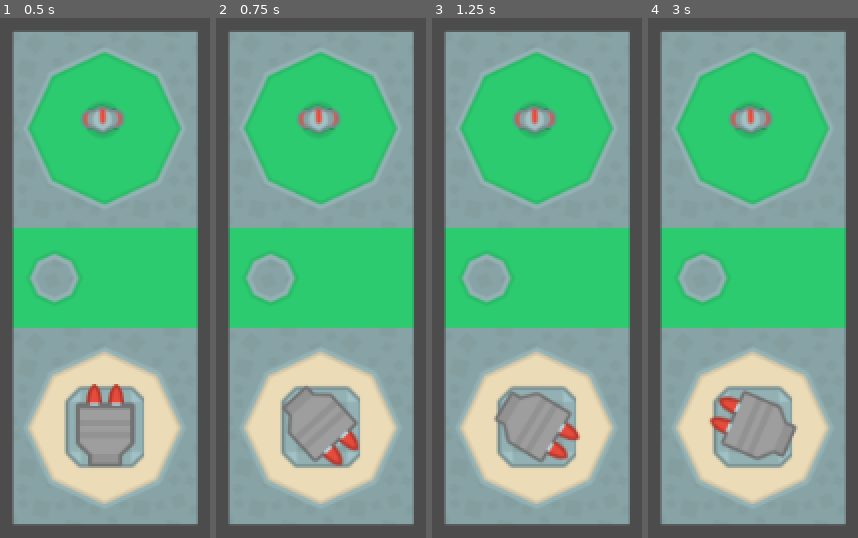
Above: before the commit, frames 1-4 (left to right).
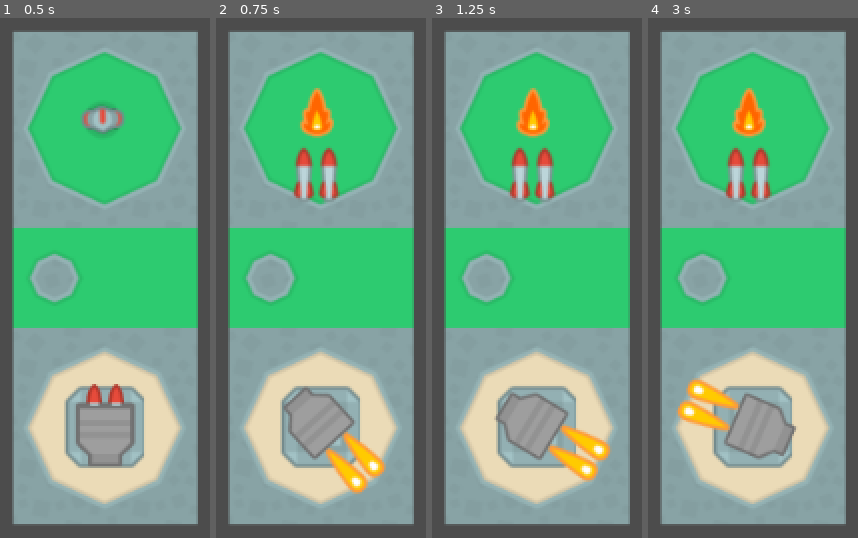
Above: after the commit, the same moments.

Repository: xime-rom912/torretas
Game: Godot game, scene res://Torreta.tscn
Two runs of this game, one before a commit and one after it. Both use one fixed random seed, a clock stepped at 60 frames per second and the inputs below.
Inputs:
- Up to frame 1 (0.5 s): no input
- Up to frame 2 (0.75 s): tap Enter at 0.5 s; hold Right (ui_right) from 0.53 s (still down); hold Space (ui_select) from 0.53 s (still down)
- Up to frame 3 (1.25 s): keep holding Right (ui_right); keep holding Space (ui_select)
- Up to frame 4 (3 s): release Right (ui_right) at 1.28 s; release Space (ui_select) at 1.28 s; hold Left (ui_left) 1.28-2.03 s; tap Space (ui_select) at 1.35, 1.52, 1.82, 2.85 s; hold Space (ui_select) 2.03-2.78 s; hold Right (ui_right) from 2.03 s (still down)

Frame 1 is identical in both runs. In frame 2, 5.0% of the frame differs, in the area x 34-81%, y 13-92%; in frame 3, 5.0%; in frame 4, 5.0%.

Commit message:
Se aniade sonido de explosion al disparar

Diff:
--- a/Torreta.gd
+++ b/Torreta.gd
@@ -15,6 +15,7 @@
 onready var misil2 = $misil2
 onready var enemigo = $enemigo
 onready var explosion = $explosion
+onready var pum = $gunout/pum
 
 
 
@@ -34,8 +35,9 @@
 		enemigo.hide()
 		explosion.show()
 		torreta.hide()
+		pum.playing = true
 		#Esto ayuda a que dispare varias veces la torreta y que mate al enemigo, , como son misiles localizador se va directamente con el enemigo, no importa a donde a punto
-		yield(get_tree().create_timer(0.09), "timeout")
+		yield(get_tree().create_timer(1), "timeout")
 		#En estas lineas se cubre lo que se requiere para que la torreta cargue de nuevo
 		fuego.hide()
 		fuego2.hide()
@@ -45,3 +47,4 @@
 		enemigo.show()
 		explosion.hide()
 		torreta.show()
+		pum.playing = false
--- a/Torreta.tscn
+++ b/Torreta.tscn
@@ -1,9 +1,10 @@
-[gd_scene load_steps=5 format=2]
+[gd_scene load_steps=6 format=2]
 
 [ext_resource path="res://assets/towerDefense_tilesheet.png" type="Texture" id=1]
 [ext_resource path="res://Torreta.gd" type="Script" id=2]
 [ext_resource path="res://gun.gd" type="Script" id=3]
 [ext_resource path="res://gunout.gd" type="Script" id=4]
+[ext_resource path="res://assets/pum.mp3" type="AudioStream" id=5]
 
 [node name="Torreta" type="Node2D"]
 position = Vector2( 100, 150 )
@@ -56,6 +57,9 @@
 region_enabled = true
 region_rect = Rect2( 1368.67, 781.739, 15.6752, 37.8049 )
 
+[node name="pum" type="AudioStreamPlayer" parent="gunout"]
+stream = ExtResource( 5 )
+
 [node name="misil" type="Sprite" parent="."]
 visible = false
 position = Vector2( 89, 85 )
Not shown, added: assets/pum.mp3.import
Not shown, added: README.md
Not shown, added: assets/pum.mp3
